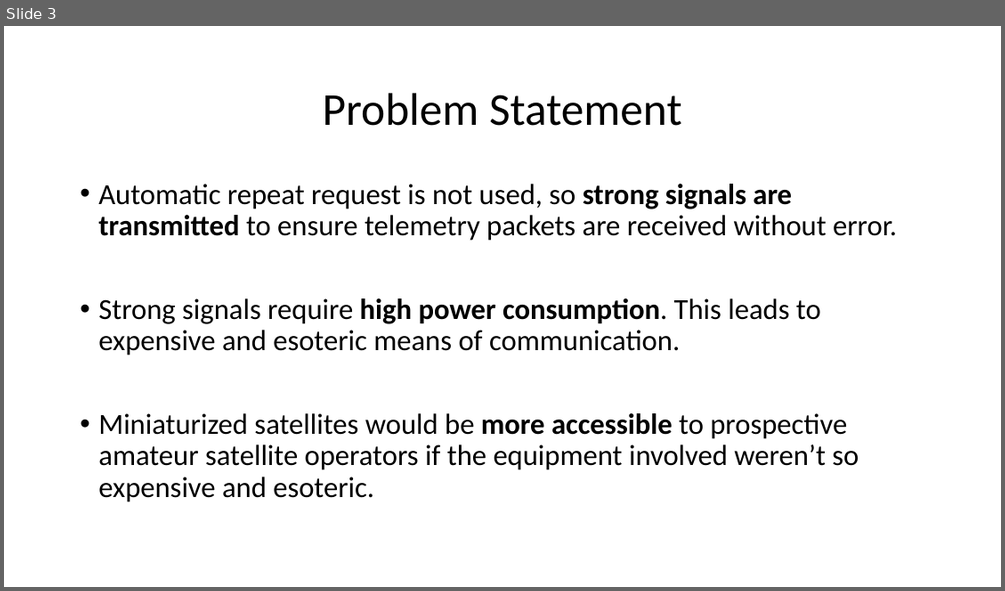
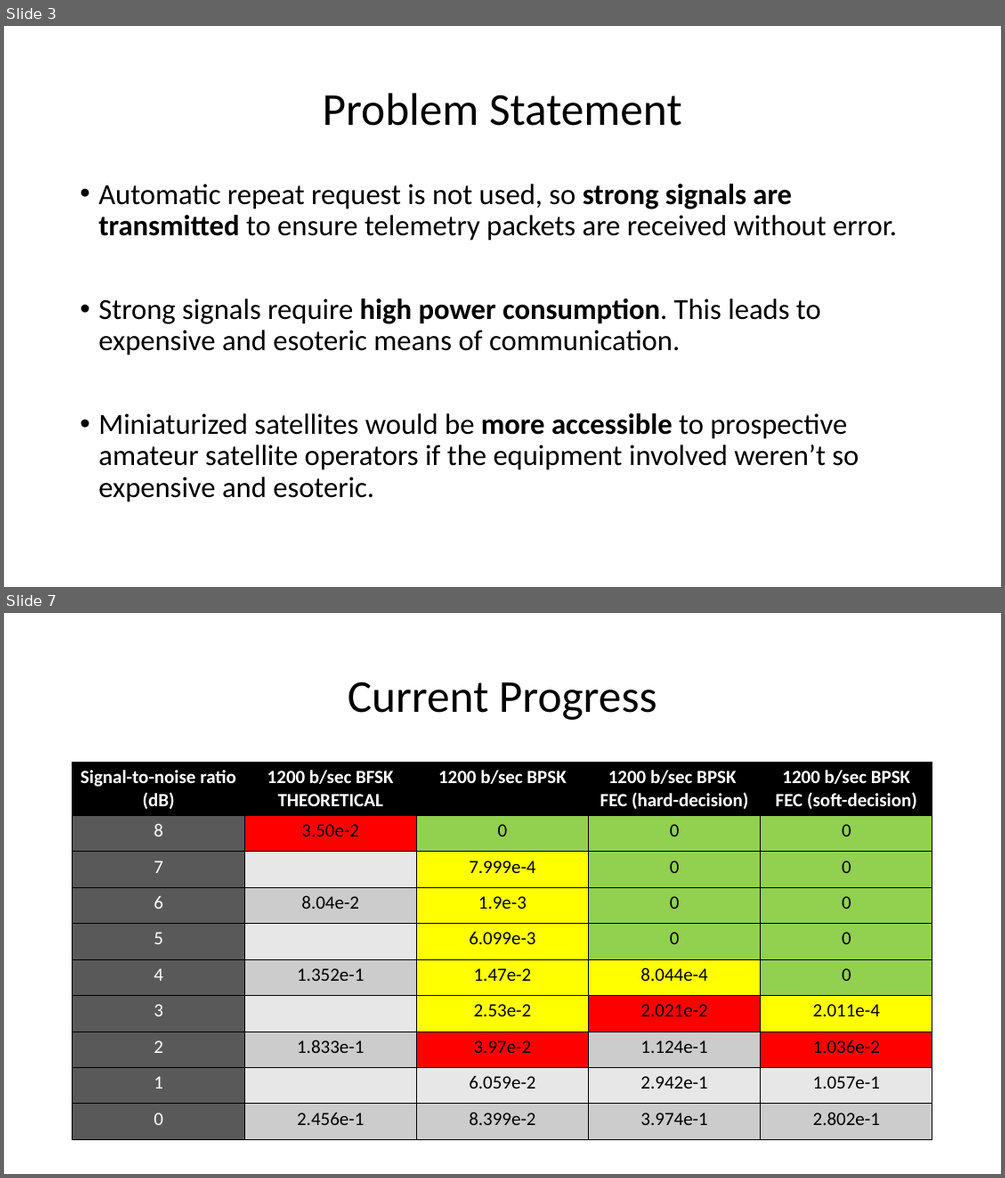
Before and after one commit to RadioInnovators/SD, a slide deck: Presentations/SD1/SD1_presentation.pptx. Shown one above the other, each under a label of ours: slide 3 before the commit, slides 3 and 7 after it; the slides between them are not shown. The pictures are 1005x591 and 1005x1178 pixels, drawn with LibreOffice and Linux fonts; fonts in the diff are those of the drawing. Boxes give left, top, right and bottom in pixels: in the first picture for what was removed or moved away, otherwise in the second. Text is boxed around its words. In the diff, an @@ line names an element or a change of style, - is before the commit and + after.

```diff
--- a/Presentations/SD1/SD1_presentation.pptx
+++ b/Presentations/SD1/SD1_presentation.pptx
@@ slide 7 added at bbox=[4, 613, 1001, 1174], background #FFFFFF @@
@@ title added at bbox=[348, 682, 657, 720], 44 pt, text #000000 @@
+Current Progress
@@ table added at bbox=[73, 763, 933, 1140], 10 rows, 5 columns @@
+Signal-to-noise ratio / (dB) | 1200 b/sec BFSK / THEORETICAL | 1200 b/sec BPSK | 1200 b/sec BPSK / FEC (hard-decision) | 1200 b/sec BPSK / FEC (soft-decision)
+8 | 3.50e-2 | 0 | 0 | 0
+7 |  | 7.999e-4 | 0 | 0
+6 | 8.04e-2 | 1.9e-3 | 0 | 0
+5 |  | 6.099e-3 | 0 | 0
+4 | 1.352e-1 | 1.47e-2 | 8.044e-4 | 0
+3 |  | 2.53e-2 | 2.021e-2 | 2.011e-4
+2 | 1.833e-1 | 3.97e-2 | 1.124e-1 | 1.036e-2
+1 |  | 6.059e-2 | 2.942e-1 | 1.057e-1
+0 | 2.456e-1 | 8.399e-2 | 3.974e-1 | 2.802e-1
```
Also in this commit, not shown: 4 slides changed, 8 other slides added, 1 slide removed, 2 other files.
